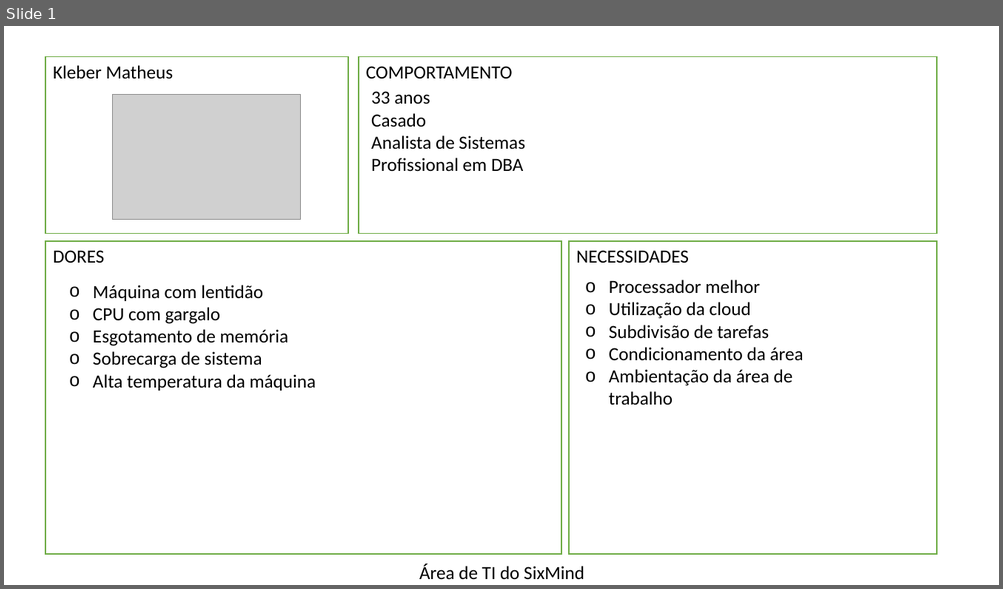
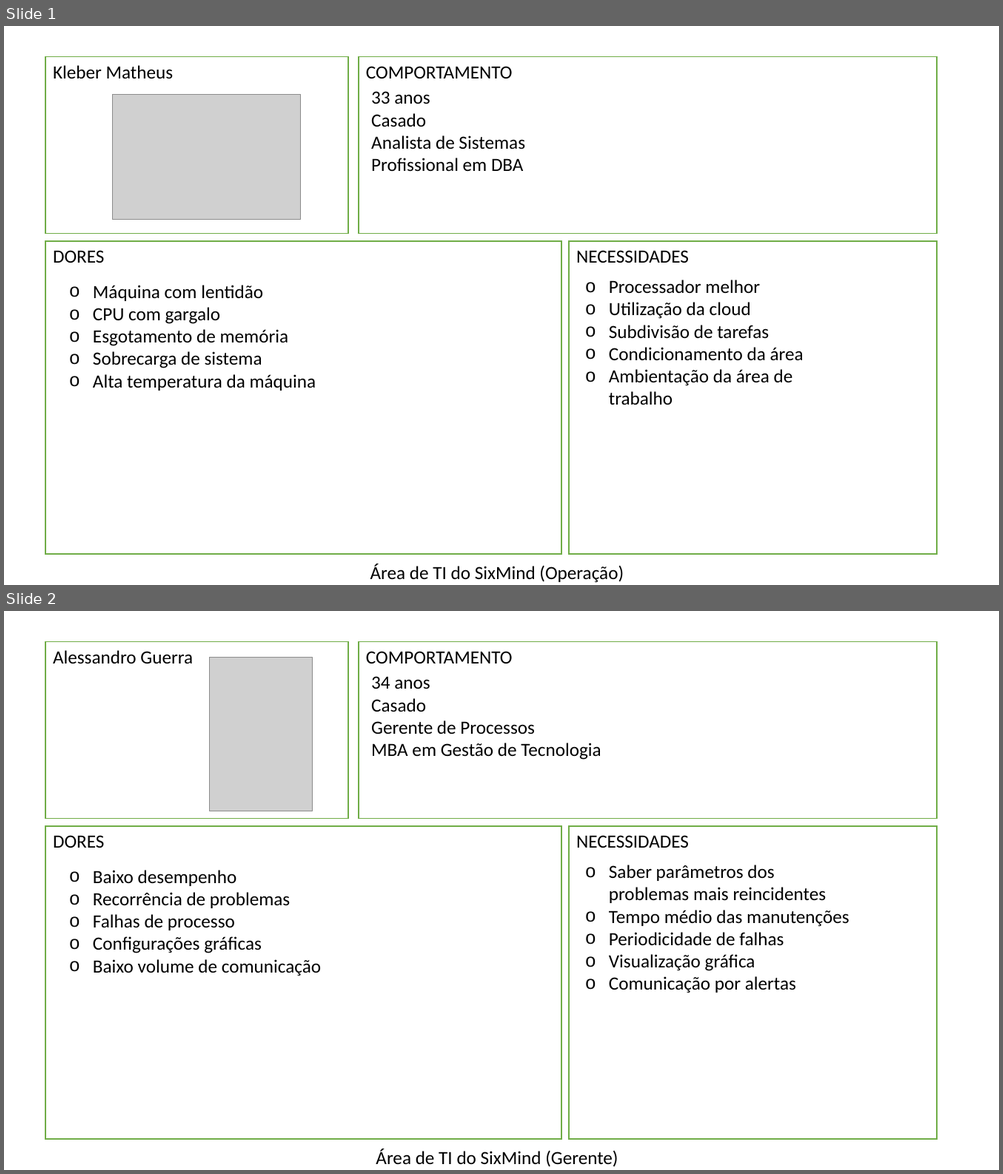
Before and after one commit to bandtec-grupoteste-2020-2/grupo-05-ccoa-20201, a slide deck: Projeto SIX MIND/Documentação/Persona.pptx. Shown one above the other, each under a label of ours: slide 1 before the commit, slides 1 and 2 after it. The pictures are 1003x589 and 1003x1174 pixels, drawn with LibreOffice and Linux fonts; fonts in the diff are those of the drawing; grey boxes stand for pictures. Boxes give left, top, right and bottom in pixels: in the first picture for what was removed or moved away, otherwise in the second. Text is boxed around its words. In the diff, an @@ line names an element or a change of style, - is before the commit and + after.

Commit message:
Persona com o Gerente
Gerente Alessandro

```diff
--- a/Projeto SIX MIND/Documentação/Persona.pptx
+++ b/Projeto SIX MIND/Documentação/Persona.pptx
@@ slide 2 added at (4,611,999,1170), background #FFFFFF @@
@@ rectangle added at (45,641,349,818), fill #FFFFFF, outline #70AD47 1 pt @@
@@ text added at (53,650,193,664), 18 pt, text #000000 @@
+Alessandro Guerra
@@ rectangle added at (358,641,936,818), fill #FFFFFF, outline #70AD47 1 pt @@
@@ text added at (366,651,512,664), 18 pt, text #000000 @@
+COMPORTAMENTO
@@ picture added at (210,658,312,811) @@
@@ text added at (371,676,600,760), 18 pt, text #000000 @@
+34 anos
+Casado
+Gerente de Processos
+MBA em Gestão de Tecnologia
@@ rectangle added at (45,826,561,1140), fill #FFFFFF, outline #70AD47 1 pt @@
@@ rectangle added at (569,826,936,1140), fill #FFFFFF, outline #70AD47 1 pt @@
@@ text added at (53,835,104,848), 18 pt, text #000000 @@
+DORES
@@ text added at (576,835,688,848), 18 pt, text #000000 @@
+NECESSIDADES
@@ text added at (93,870,321,977), 18 pt, text #000000 @@
+o Baixo desempenho
+o Recorrência de problemas
+o Falhas de processo
+o Configurações gráficas
+o Baixo volume de comunicação
@@ text added at (609,865,849,994), 18 pt, text #000000 @@
+o Saber parâmetros dos problemas mais reincidentes
+o Tempo médio das manutenções
+o Periodicidade de falhas
+o Visualização gráfica
+o Comunicação por alertas
@@ text added at (375,1150,617,1167), 18 pt, text #000000 @@
+Área de TI do SixMind (Gerente)
@@ slide 1 changed as well @@
@@ text at (370,565,623,583): text changed @@
-Área de TI do SixMind
+Área de TI do SixMind (Operação)
```
Also in this commit, not shown: 1 other slide changed.
